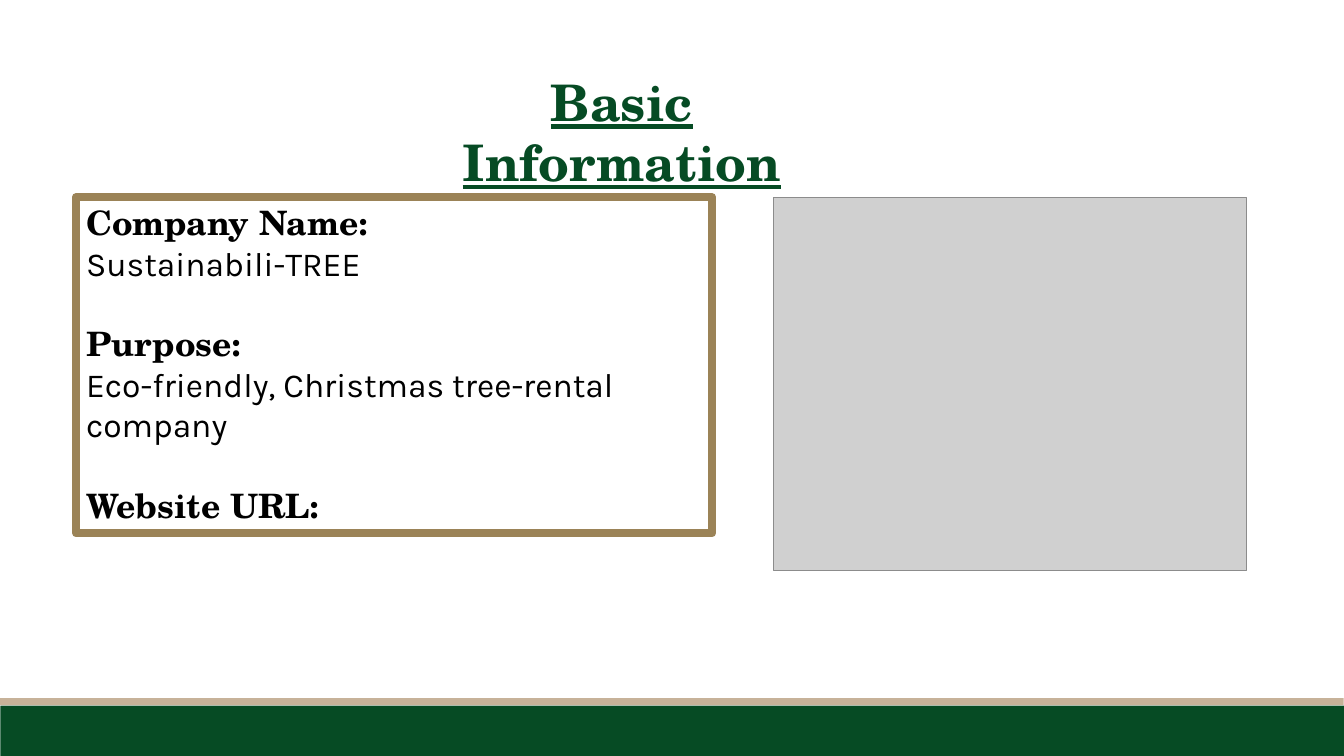
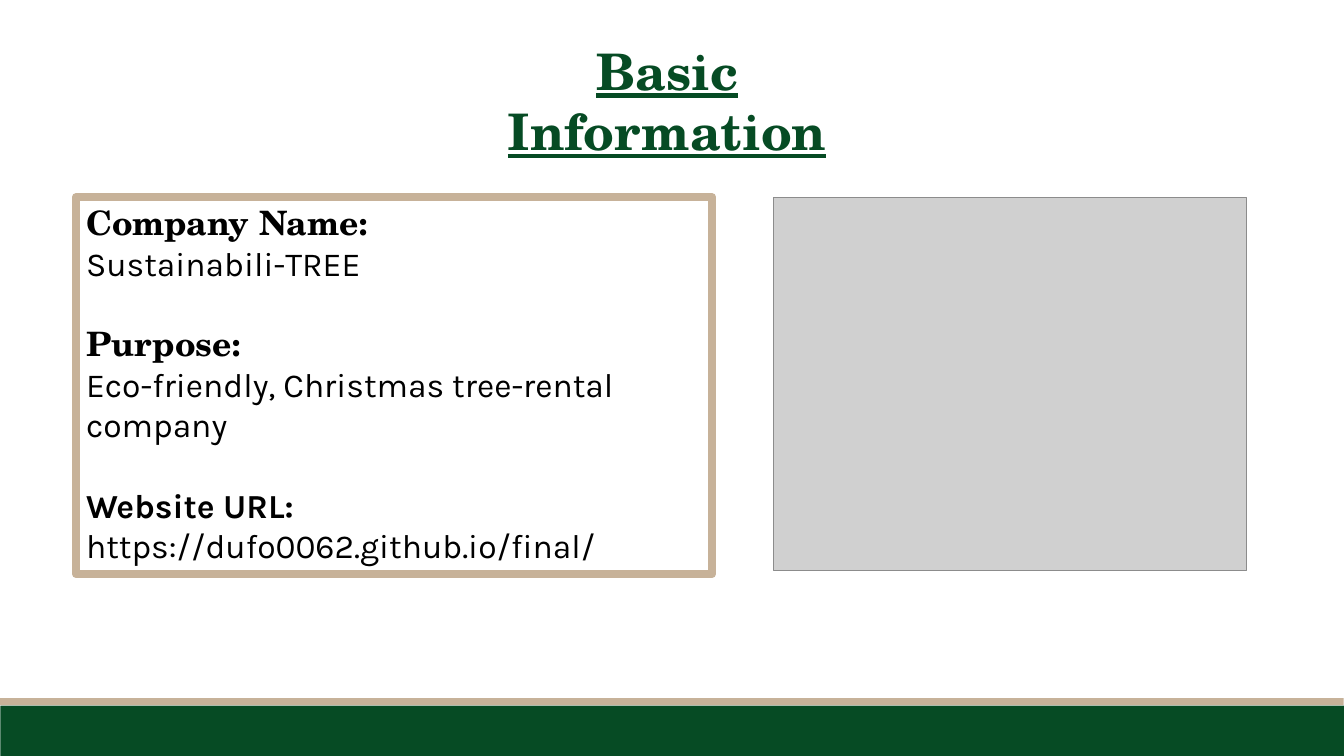
Before and after one commit to dufo0062/dufo0062.github.io, a slide deck: slide 2 of final/dufour_kathryn_final.pptx. Drawn at 1344x756 pixels with LibreOffice and Linux fonts; fonts in the diff are those of the drawing; grey boxes stand for pictures. Boxes give left, top, right and bottom in pixels: in the first picture for what was removed or moved away, otherwise in the second. Text is boxed around its words. In the diff, an @@ line names an element or a change of style, - is before the commit and + after.

```diff
--- a/final/dufour_kathryn_final.pptx
+++ b/final/dufour_kathryn_final.pptx
@@ text "Basic Information" rewrapped from (463,84,781,199) to (508,53,826,158) @@
@@ rectangle "Company Name:": place and size @@
-rectangle "Company Name:" at (77,198,713,533)
+rectangle "Company Name:" at (77,198,713,575)
@@ rectangle "Company Name:" at (77,198,713,575): outline #9B8357 6 pt to #C7B299 6 pt @@
@@ text in rectangle at (86,494,293,519): font TeX Gyre Schola to Karla in "Website URL:" @@
@@ text in rectangle at (86,533,595,567): paragraph added @@
+https://dufo0062.github.io/final/
```
Also in this commit, not shown: 14 slides added, 1 slide removed, 8 other files.
